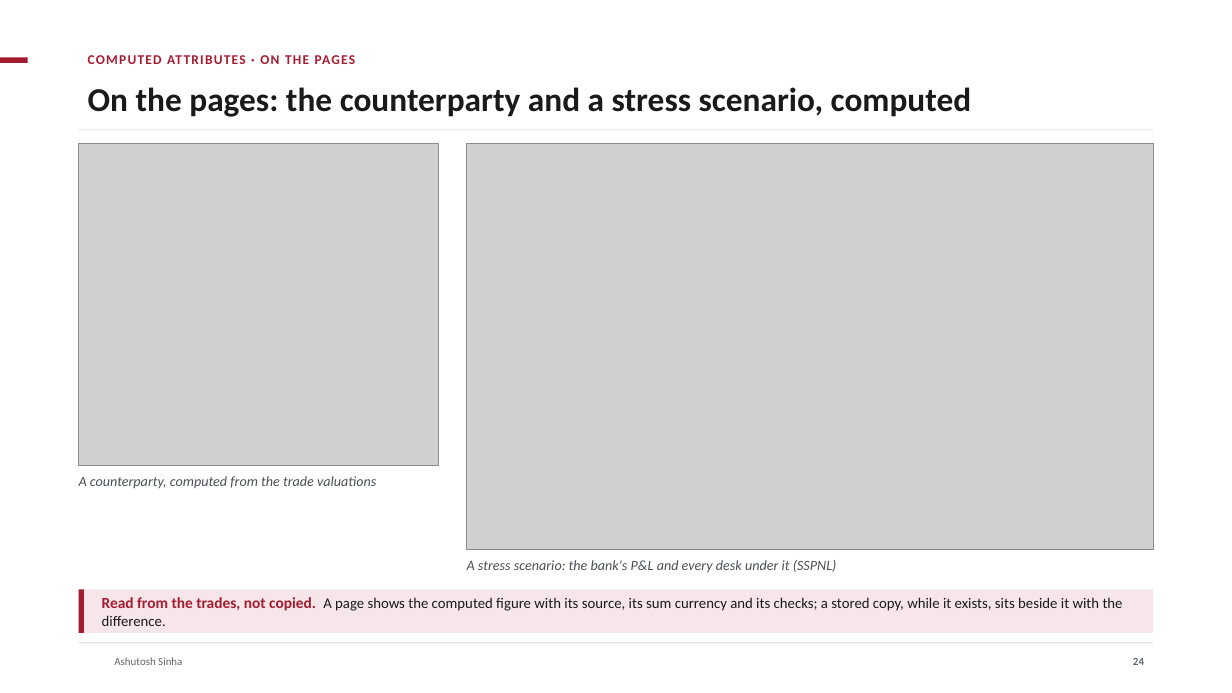
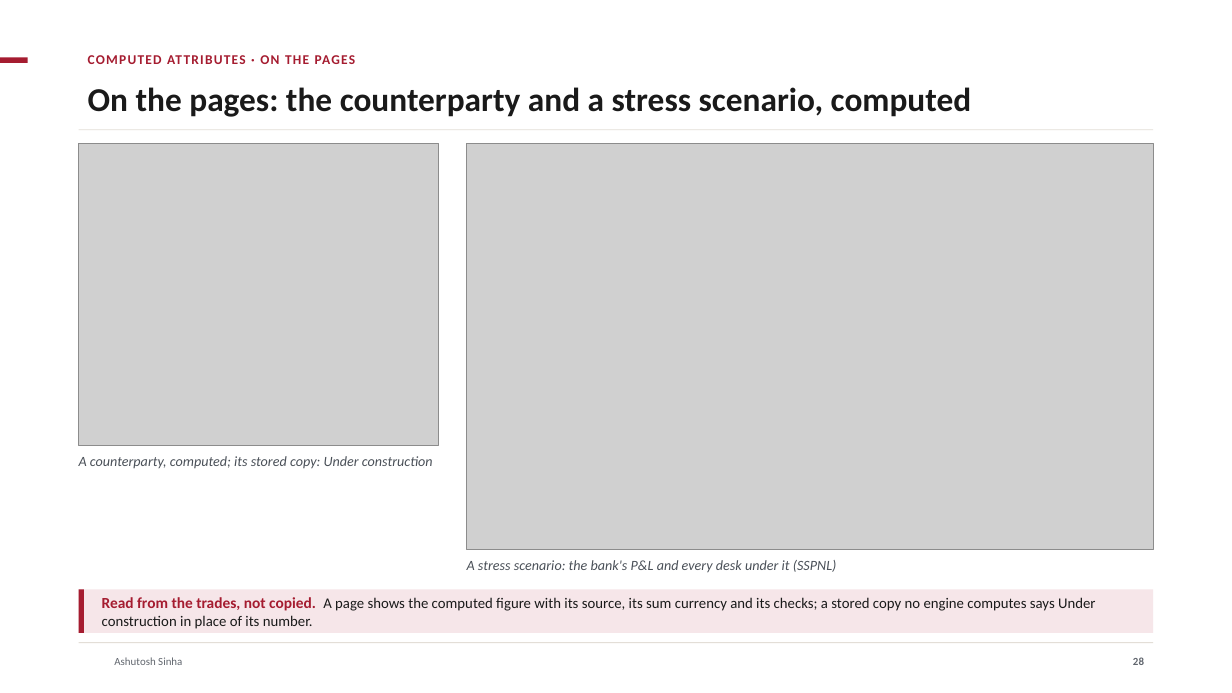
Before and after one commit to ajsinha/drishti, a slide deck: slide 28 of docs/publications/Drishti-VaR-Engine.pptx (slide 24 before the commit). Drawn at 1232x693 pixels with LibreOffice and Linux fonts; fonts in the diff are those of the drawing; grey boxes stand for pictures; background and template pictures are left out. Boxes give left, top, right and bottom in pixels: in the first picture for what was removed or moved away, otherwise in the second. Text is boxed around its words. In the diff, an @@ line names an element or a change of style, - is before the commit and + after.

```diff
--- a/docs/publications/Drishti-VaR-Engine.pptx
+++ b/docs/publications/Drishti-VaR-Engine.pptx
@@ picture: place and size @@
-picture at bbox=[79, 143, 439, 466]
+picture at bbox=[79, 143, 439, 445]
@@ text at bbox=[79, 456, 433, 469]: text changed @@
-A counterparty, computed from the trade valuations
+A counterparty, computed; its stored copy: Under construction
@@ text at bbox=[102, 597, 1095, 629]: text changed @@
-Read from the trades, not copied. A page shows the computed figure with its source, its sum currency and its checks; a stored copy, while it exists, sits beside it with the difference.
+Read from the trades, not copied. A page shows the computed figure with its source, its sum currency and its checks; a stored copy no engine computes says Under construction in place of its number.
@@ page number at bbox=[1133, 657, 1144, 665]: text changed @@
-24
+28
```
Also in this commit, not shown: 10 other slides changed, 8 slides added, 1 slide removed, 3 other files.
